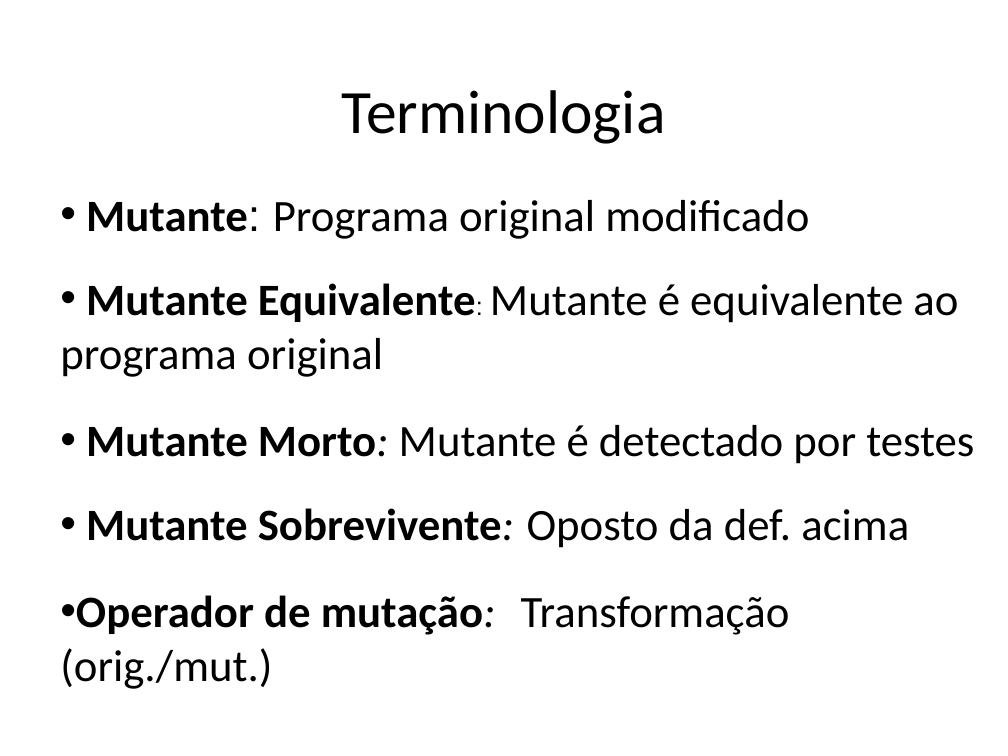
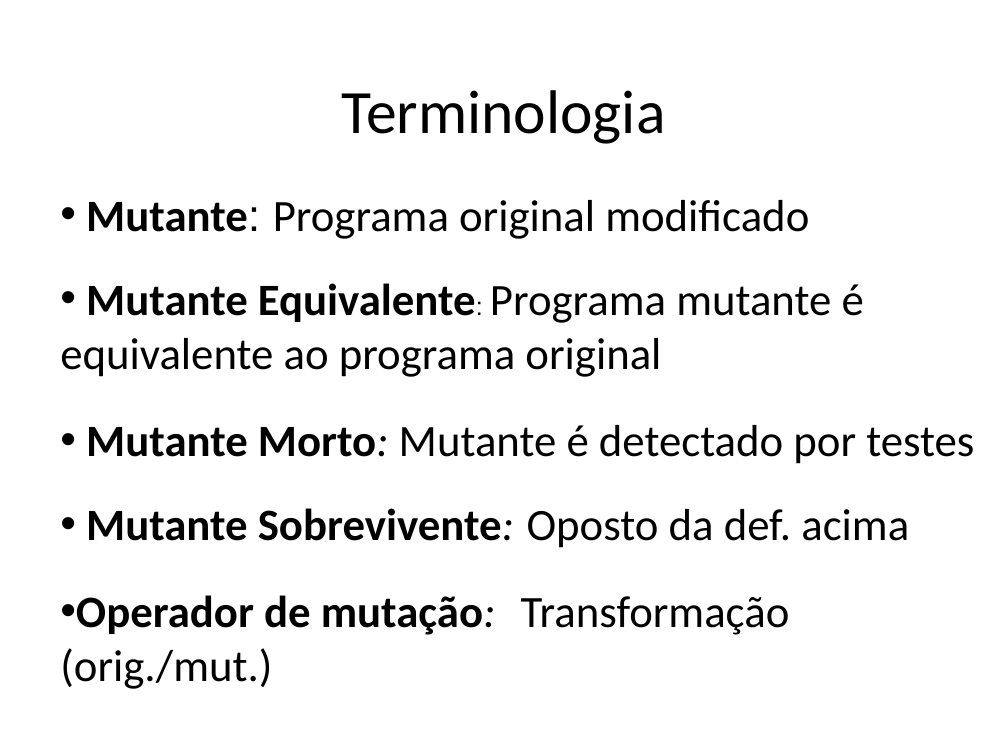
Before and after one commit to STAR-RG/testing-cin, a slide deck: slide 123 of slides.pptx. Drawn at 1008x756 pixels with LibreOffice and Linux fonts; fonts in the diff are those of the drawing. Boxes give left, top, right and bottom in pixels: in the first picture for what was removed or moved away, otherwise in the second. Text is boxed around its words. In the diff, an @@ line names an element or a change of style, - is before the commit and + after.

```diff
--- a/slides.pptx
+++ b/slides.pptx
@@ text at box(60, 283, 864, 377): text changed @@
-• Mutante Equivalente: Mutante é equivalente ao programa original
+• Mutante Equivalente: Programa mutante é equivalente ao programa original
```
Also in this commit, not shown: 11 other slides changed, 2 slides removed.
